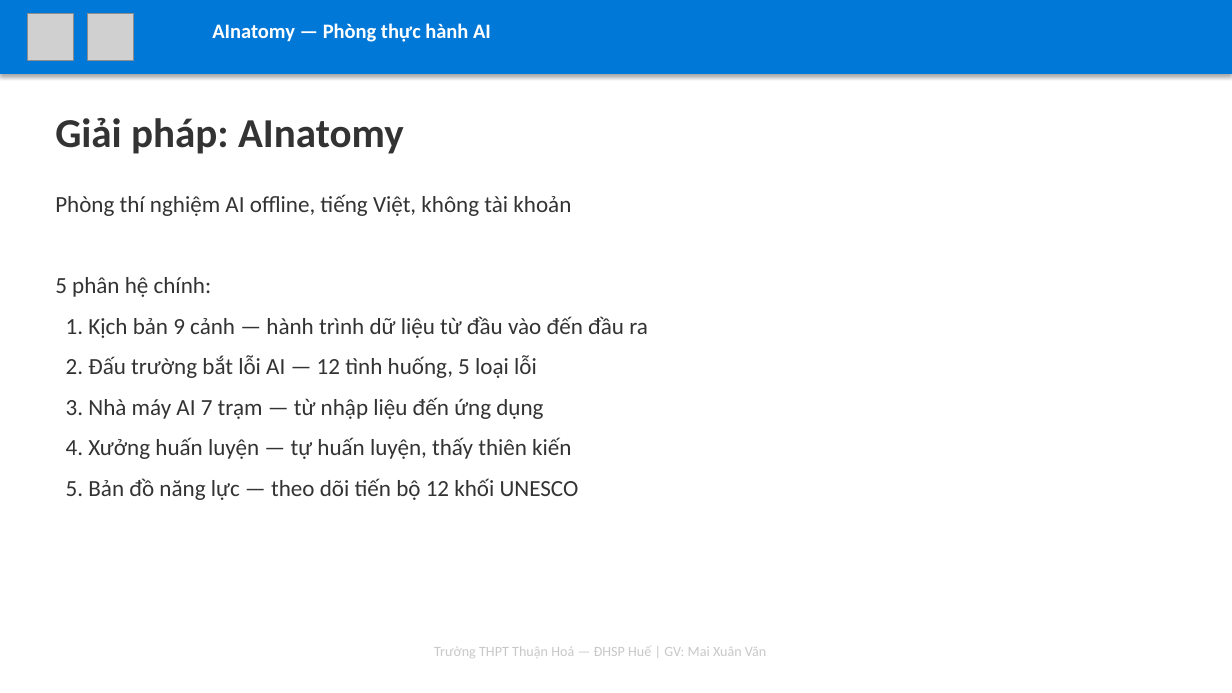
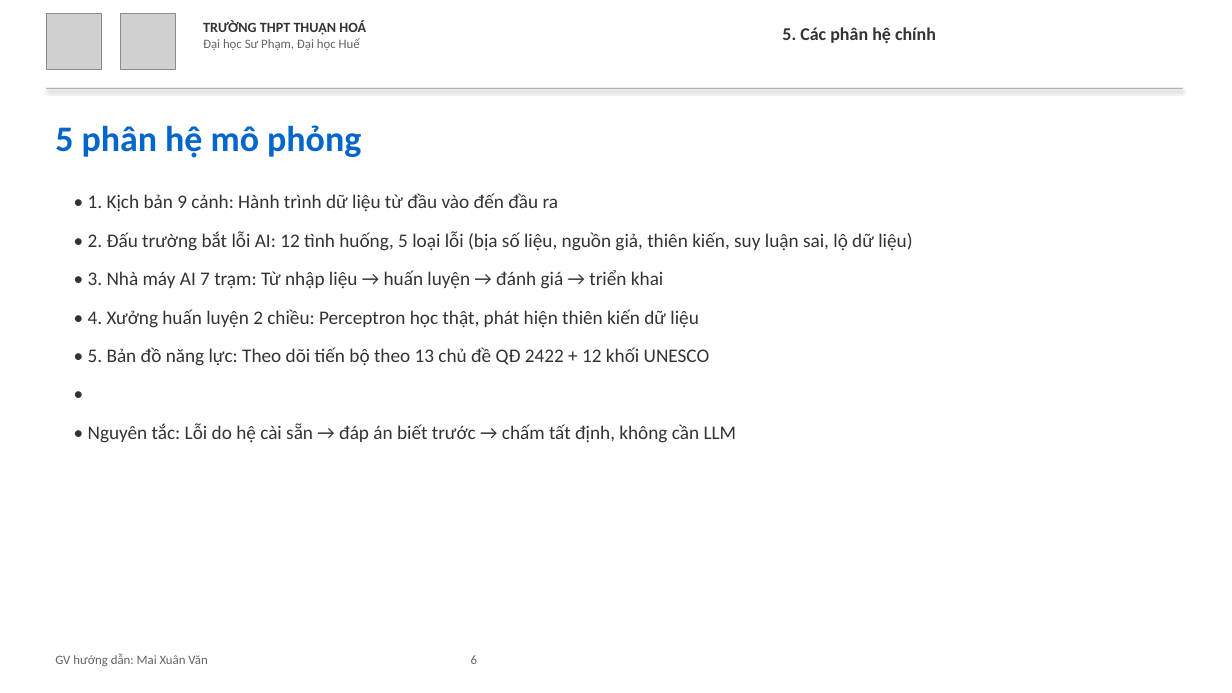
Before and after one commit to mxuanvan02/ainatomy, a slide deck: slide 6 of template_thuanhoa.pptx (slide 3 before the commit). Drawn at 1232x693 pixels with LibreOffice and Linux fonts; fonts in the diff are those of the drawing; grey boxes stand for pictures. Boxes give left, top, right and bottom in pixels: in the first picture for what was removed or moved away, otherwise in the second. Text is boxed around its words. In the diff, an @@ line names an element or a change of style, - is before the commit and + after.

Commit message:
Thiết kế lại slide: thuyết minh ý tưởng, header chuẩn DHSP Huế
- 13 slides theo cấu trúc báo cáo khoa học: đặt vấn đề, mục tiêu, cơ sở lý thuyết, kiến trúc, phân hệ, tích hợp, nghiệm thu, đổi mới sư phạm, nhân rộng, kết luận, tham khảo
- Header chuẩn DHSP Huế: nền trắng, logo + tên trường bên trái, tên đề tài ở giữa
- Footer: GV hướng dẫn + số trang
- Nội dung tập trung thuyết minh: căn cứ QĐ 2422, CV 5588, 22 YCCĐ, 97/97 tiêu chí

```diff
--- a/template_thuanhoa.pptx
+++ b/template_thuanhoa.pptx
@@ picture: place and size @@
-picture at (28, 14, 74, 60)
+picture at (46, 14, 102, 69)
@@ picture: place and size @@
-picture at (88, 14, 134, 60)
+picture at (120, 14, 176, 69)
@@ text added at (203, 20, 366, 50), 10 pt, text #646464 @@
+TRƯỜNG THPT THUẬN HOÁ
+Đại học Sư Phạm, Đại học Huế
@@ text removed at (212, 23, 491, 42) @@
-AInatomy — Phòng thực hành AI
@@ text added at (782, 27, 936, 43), 14 pt, text #333333, bold @@
+5. Các phân hệ chính
@@ rectangle: place and size @@
-rectangle at (0, 0, 1232, 74)
+rectangle at (46, 88, 1183, 89)
@@ rectangle at (46, 88, 1183, 89): fill #0078D7 to #B4B4B4 @@
@@ text removed at (55, 118, 404, 154) @@
-Giải pháp: AInatomy
@@ text added at (55, 125, 361, 158), 28 pt, text #0066CC, bold @@
+5 phân hệ mô phỏng
@@ text at (88, 193, 912, 443): text changed; size 18 to 15 pt @@
-Phòng thí nghiệm AI offline, tiếng Việt, không tài khoản
-5 phân hệ chính:
-1. Kịch bản 9 cảnh — hành trình dữ liệu từ đầu vào đến đầu ra
-2. Đấu trường bắt lỗi AI — 12 tình huống, 5 loại lỗi
-3. Nhà máy AI 7 trạm — từ nhập liệu đến ứng dụng
-4. Xưởng huấn luyện — tự huấn luyện, thấy thiên kiến
-5. Bản đồ năng lực — theo dõi tiến bộ 12 khối UNESCO
+• 1. Kịch bản 9 cảnh: Hành trình dữ liệu từ đầu vào đến đầu ra
+• 2. Đấu trường bắt lỗi AI: 12 tình huống, 5 loại lỗi (bịa số liệu, nguồn giả, thiên kiến, suy luận sai, lộ dữ liệu)
+• 3. Nhà máy AI 7 trạm: Từ nhập liệu → huấn luyện → đánh giá → triển khai
+• 4. Xưởng huấn luyện 2 chiều: Perceptron học thật, phát hiện thiên kiến dữ liệu
+• 5. Bản đồ năng lực: Theo dõi tiến bộ theo 13 chủ đề QĐ 2422 + 12 khối UNESCO
+•
+• Nguyên tắc: Lỗi do hệ cài sẵn → đáp án biết trước → chấm tất định, không cần LLM
@@ text at (55, 653, 477, 666): text changed; size 11 to 10 pt; text colour #C8C8C8 to #646464 @@
-Trường THPT Thuận Hoá — ĐHSP Huế | GV: Mai Xuân Văn
+GV hướng dẫn: Mai Xuân Văn 6
```
Also in this commit, not shown: 2 other slides changed, 10 slides added, 4 slides removed, 1 other file.
